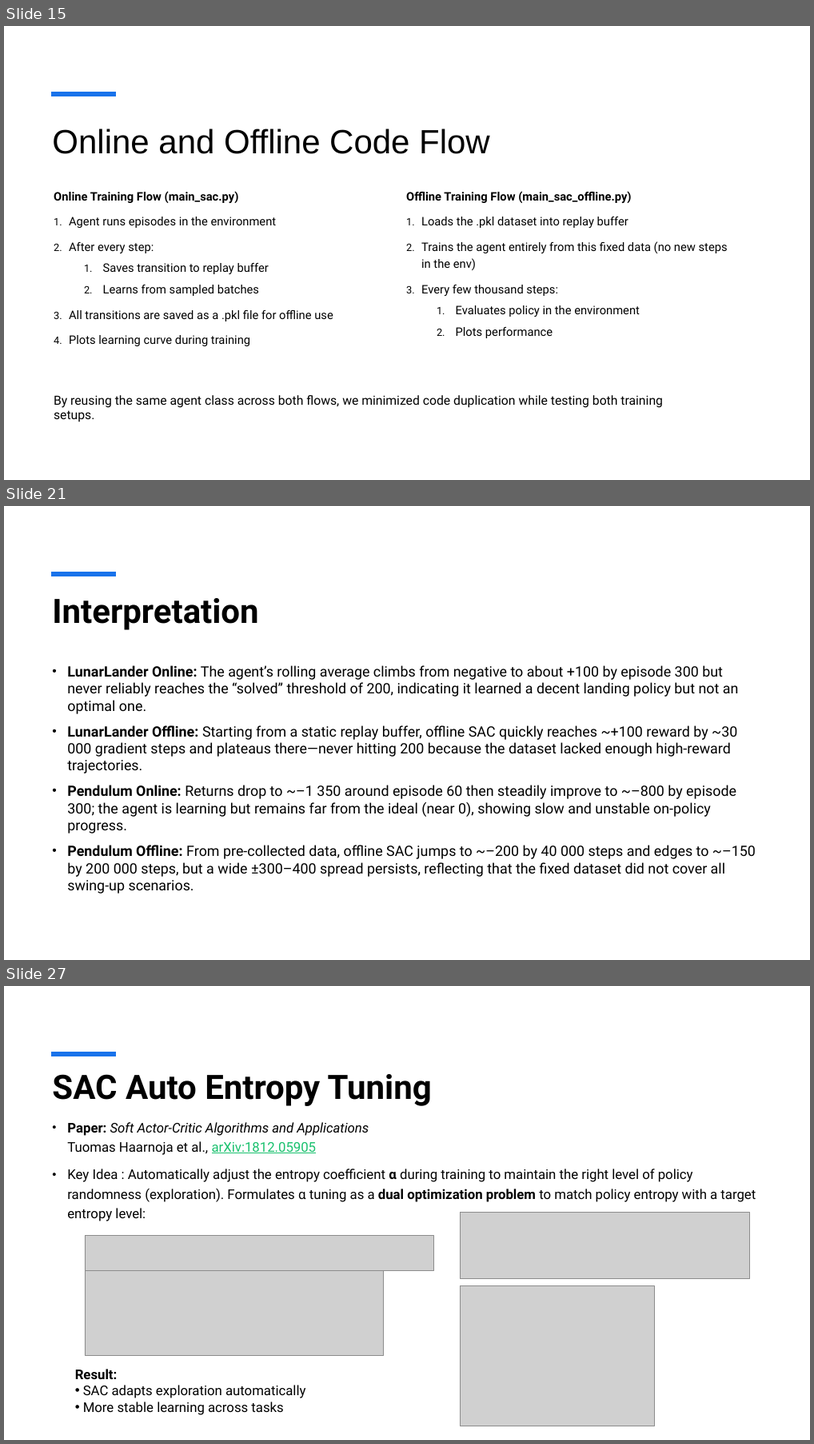
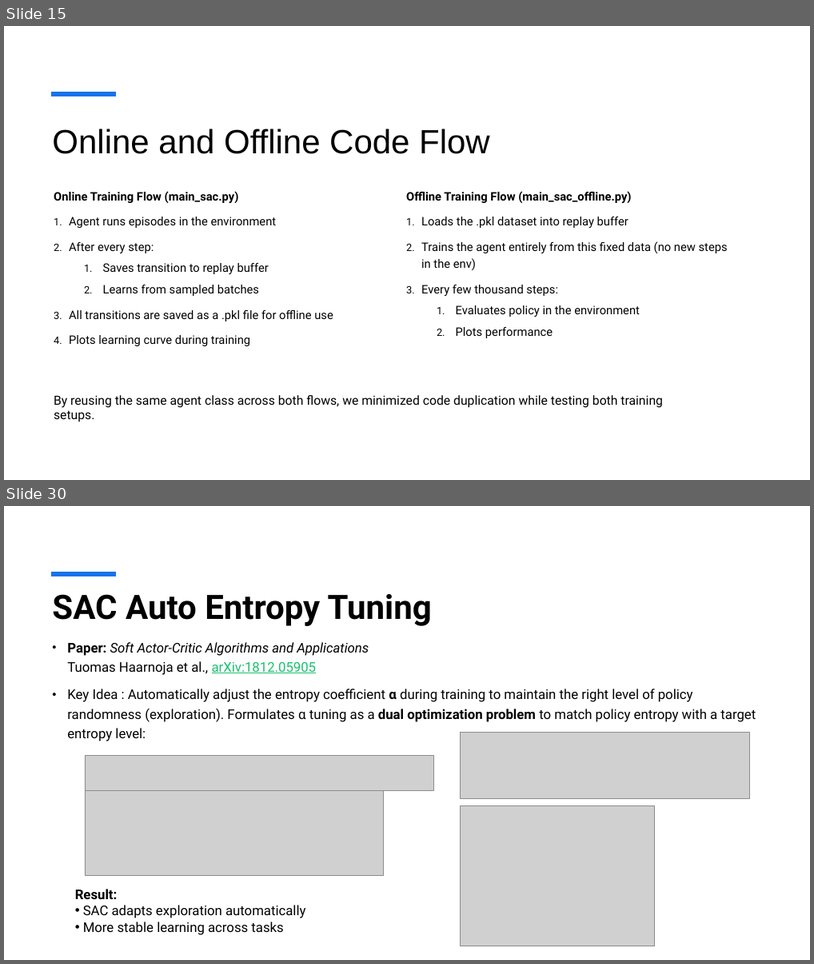
Before and after one commit to viszwak/rl-sample-efficiency, a slide deck: investigations/presentation/SAC.pptx. Shown one above the other, each under a label of ours: slides 15, 21 and 27 before the commit, slides 15 and 30 after it; the slides between them are not shown. The pictures are 814x1444 and 814x964 pixels, drawn with LibreOffice and Linux fonts; fonts in the diff are those of the drawing; grey boxes stand for pictures. Boxes give left, top, right and bottom in pixels: in the first picture for what was removed or moved away, otherwise in the second. Text is boxed around its words. In the diff, an @@ line names an element or a change of style, - is before the commit and + after.

```diff
--- a/investigations/presentation/SAC.pptx
+++ b/investigations/presentation/SAC.pptx
@@ slide 21 removed at (x1=4, y1=506, x2=810, y2=960), background #FFFFFF; not listed: 1 template element that a slide beside it also shows @@
@@ title removed at (x1=52, y1=598, x2=258, y2=630) @@
-Interpretation
@@ text removed at (x1=67, y1=665, x2=756, y2=893) @@
-• LunarLander Online: The agent’s rolling average climbs from negative to about +100 by episode 300 but never reliably reaches the “solved” threshold of 200, indicating it learned a decent landing policy but not an optimal one.
-• LunarLander Offline: Starting from a static replay buffer, offline SAC quickly reaches ~+100 reward by ~30 000 gradient steps and plateaus there—never hitting 200 because the dataset lacked enough high-reward trajectories.
-• Pendulum Online: Returns drop to ~–1 350 around episode 60 then steadily improve to ~–800 by episode 300; the agent is learning but remains far from the ideal (near 0), showing slow and unstable on-policy progress.
-• Pendulum Offline: From pre-collected data, offline SAC jumps to ~–200 by 40 000 steps and edges to ~–150 by 200 000 steps, but a wide ±300–400 spread persists, reflecting that the fixed dataset did not cover all swing-up scenarios.
@@ what was slide 27 is now slide 30 @@
```
Also in this commit, not shown: 3 slides changed, 12 slides added, 8 other slides removed, 1 other file.
